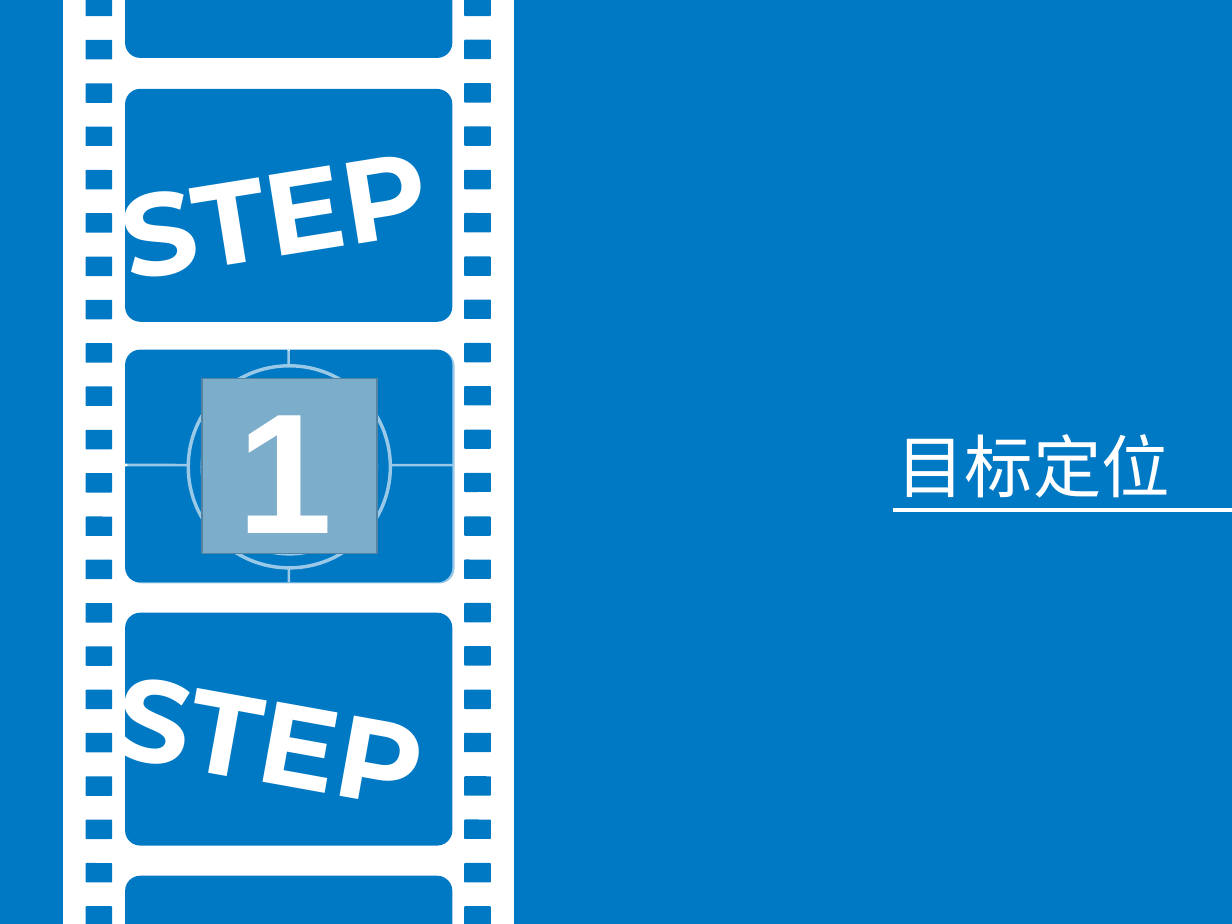
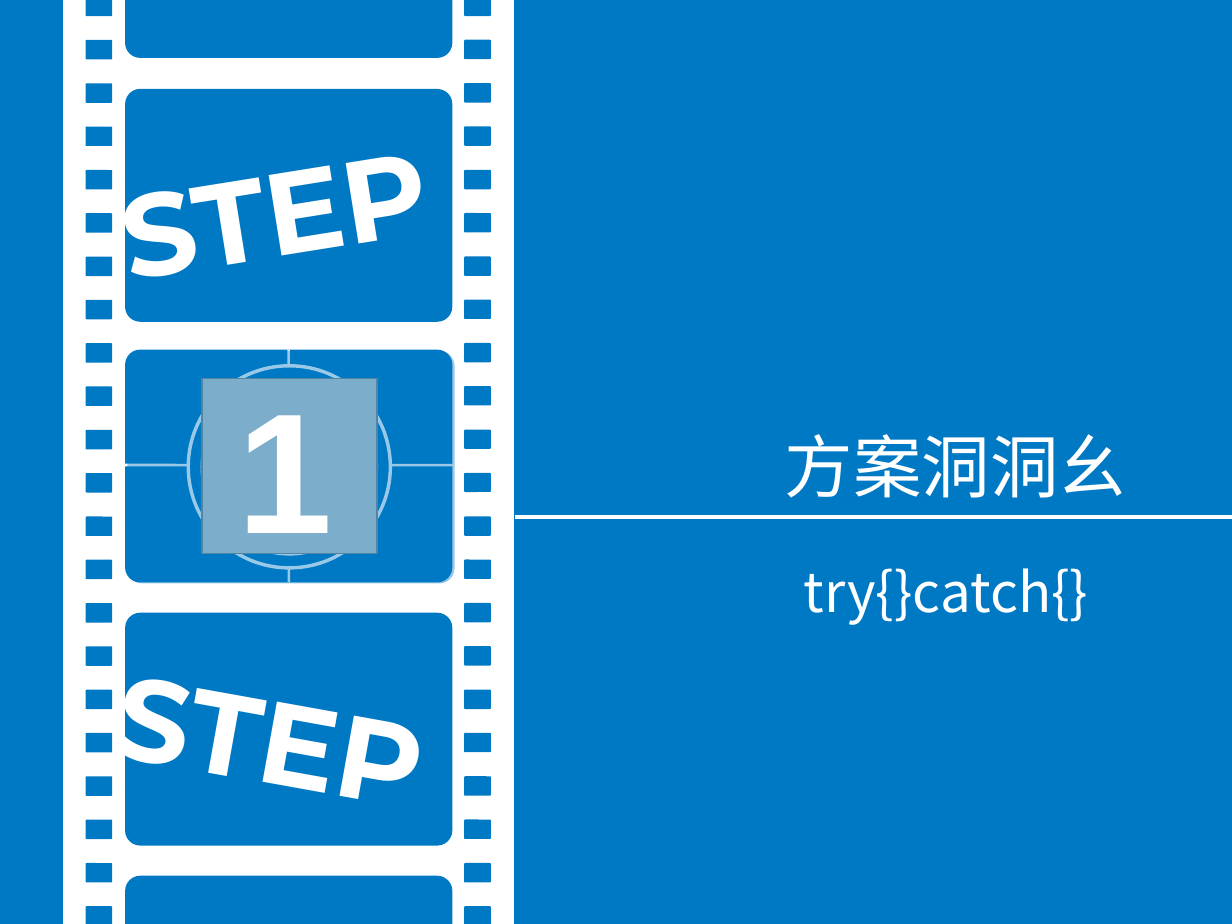
Before and after one commit to fuhaih/MyDiary, a slide deck: slide 6 of ppt/exception.ppt (slide 8 before the commit). Drawn at 1232x924 pixels with LibreOffice and Linux fonts; fonts in the diff are those of the drawing; grey boxes stand for pictures. Boxes give left, top, right and bottom in pixels: in the first picture for what was removed or moved away, otherwise in the second. Text is boxed around its words. In the diff, an @@ line names an element or a change of style, - is before the commit and + after.

Commit message:
add ppt

```diff
--- a/ppt/exception.ppt
+++ b/ppt/exception.ppt
@@ text added at <box>785,434,1127,498</box>, 40 pt, text #FFFFFF @@
+方案洞洞幺
@@ text removed at <box>897,434,1171,510</box> @@
-目标定位
@@ freeform shape: place and size @@
-freeform shape at <box>892,510,1232,511</box>
+freeform shape at <box>515,511,1232,517</box>
@@ text added at <box>804,568,1088,625</box>, 32 pt, text #FFFFFF @@
+try{}catch{}
```
Also in this commit, not shown: 3 other slides changed, 16 slides added, 6 slides removed, 2 other files.
